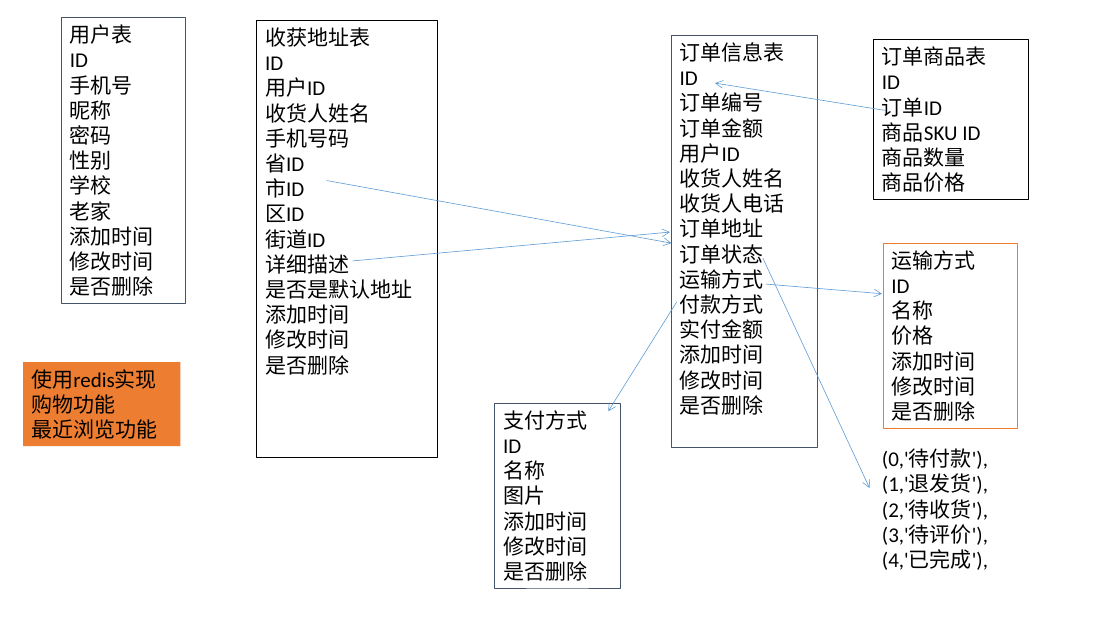
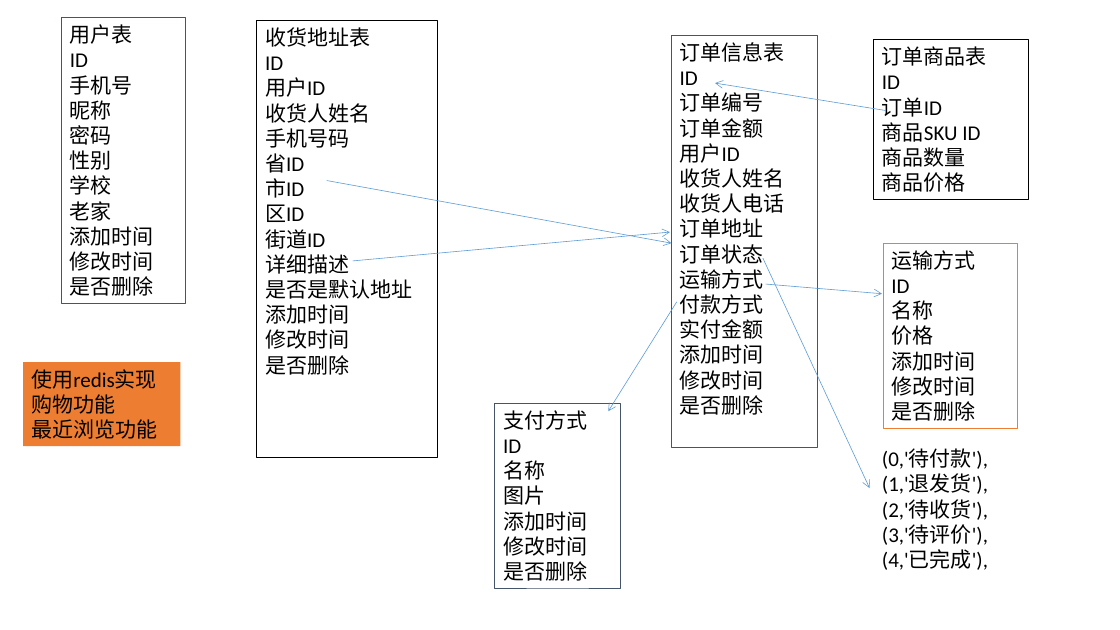
Before and after one commit to Xiexdong023/Supermarket, a slide deck: slide 3 of Supermarket/项目资料/数据表分析.ppt. Drawn at 1120x630 pixels with LibreOffice and Linux fonts; fonts in the diff are those of the drawing. Boxes give left, top, right and bottom in pixels: in the first picture for what was removed or moved away, otherwise in the second. Text is boxed around its words. In the diff, an @@ line names an element or a change of style, - is before the commit and + after.

Commit message:
2018-09-27 18:20 添加购物车,下一步计算总价

```diff
--- a/Supermarket/项目资料/数据表分析.ppt
+++ b/Supermarket/项目资料/数据表分析.ppt
@@ text in rectangle at [265,27,370,47]: text changed @@
-收获地址表
+收货地址表
```
